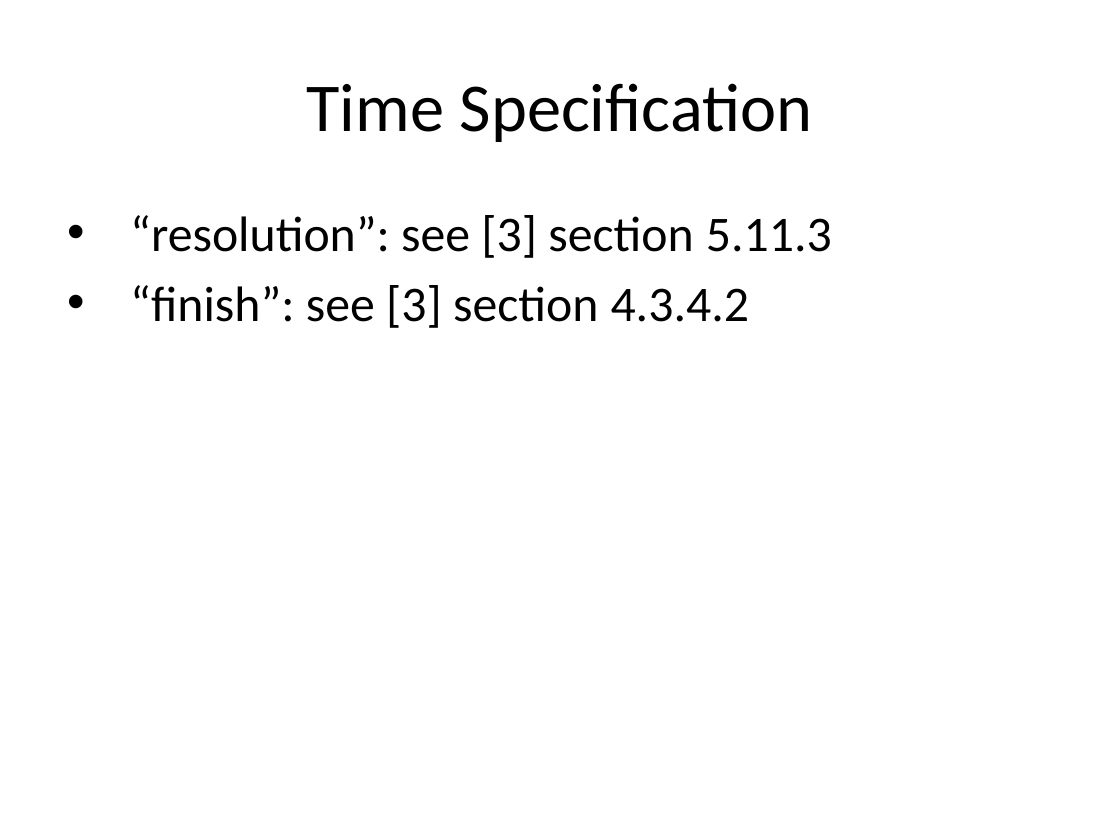
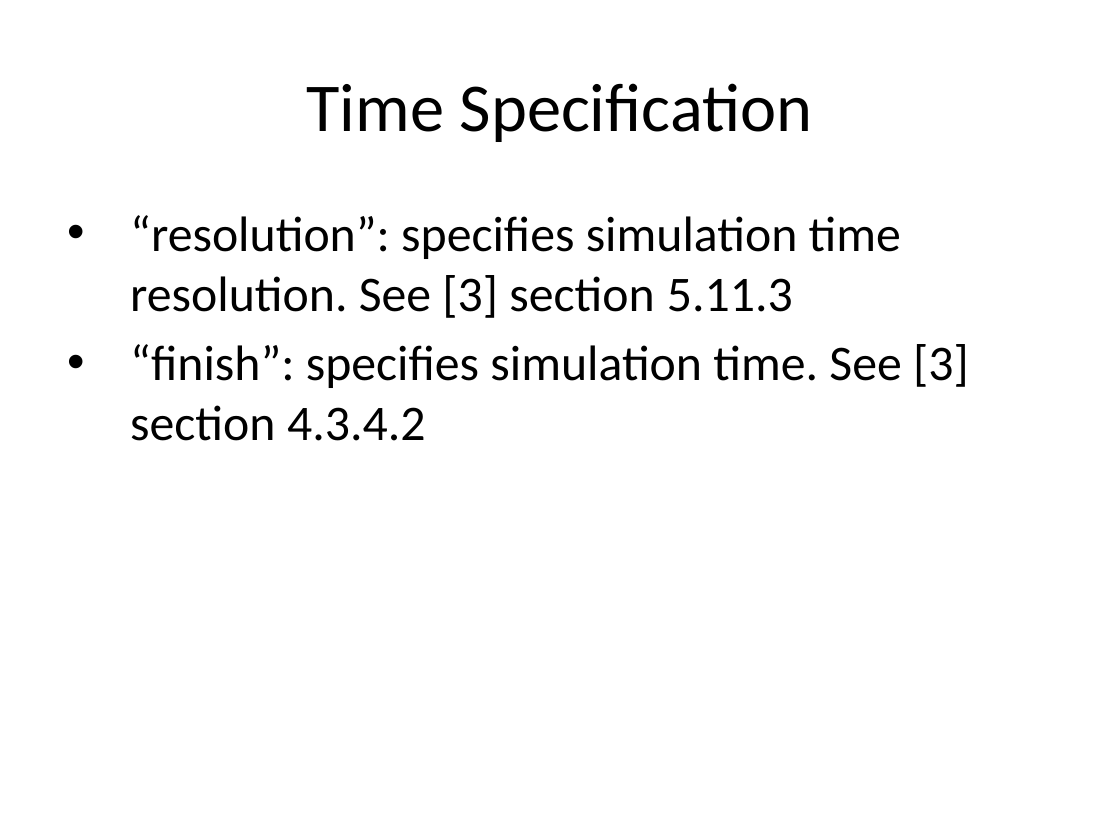
Before and after one commit to timurkelin/simschd, a slide deck: slide 26 of doc/simschd.pptx. Drawn at 1120x840 pixels with LibreOffice and Linux fonts; fonts in the diff are those of the drawing; background and template pictures are left out. Boxes give left, top, right and bottom in pixels: in the first picture for what was removed or moved away, otherwise in the second. Text is boxed around its words. In the diff, an @@ line names an element or a change of style, - is before the commit and + after.

```diff
--- a/doc/simschd.pptx
+++ b/doc/simschd.pptx
@@ text at [130, 215, 969, 441]: text changed @@
-• “resolution”: see [3] section 5.11.3
-• “finish”: see [3] section 4.3.4.2
+• “resolution”: specifies simulation time resolution. See [3] section 5.11.3
+• “finish”: specifies simulation time. See [3] section 4.3.4.2
```
Also in this commit, not shown: 1 other file.
